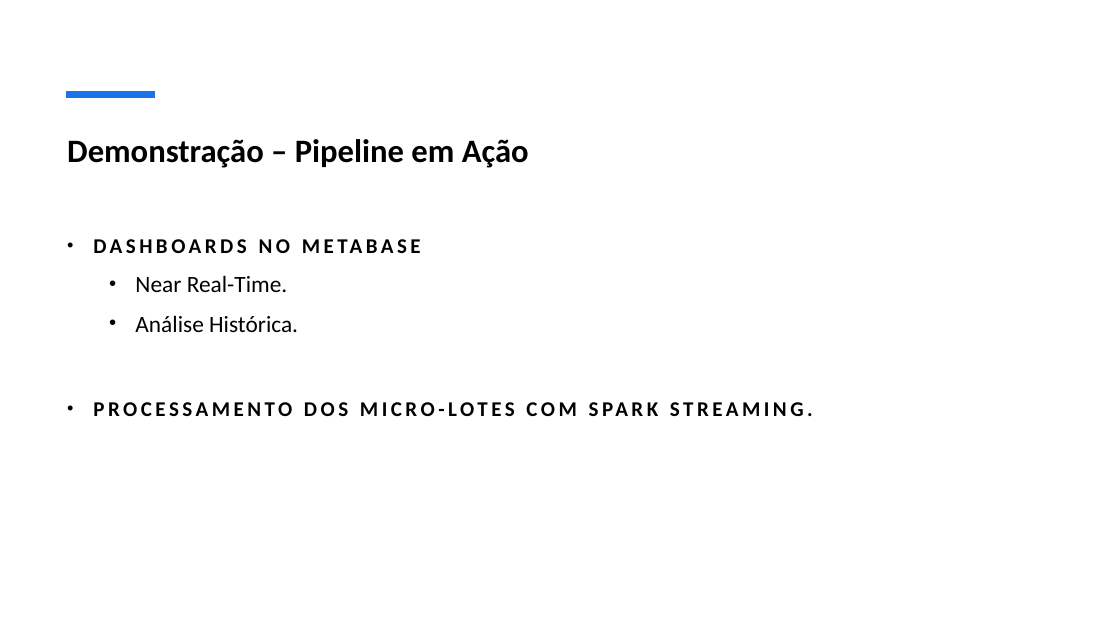
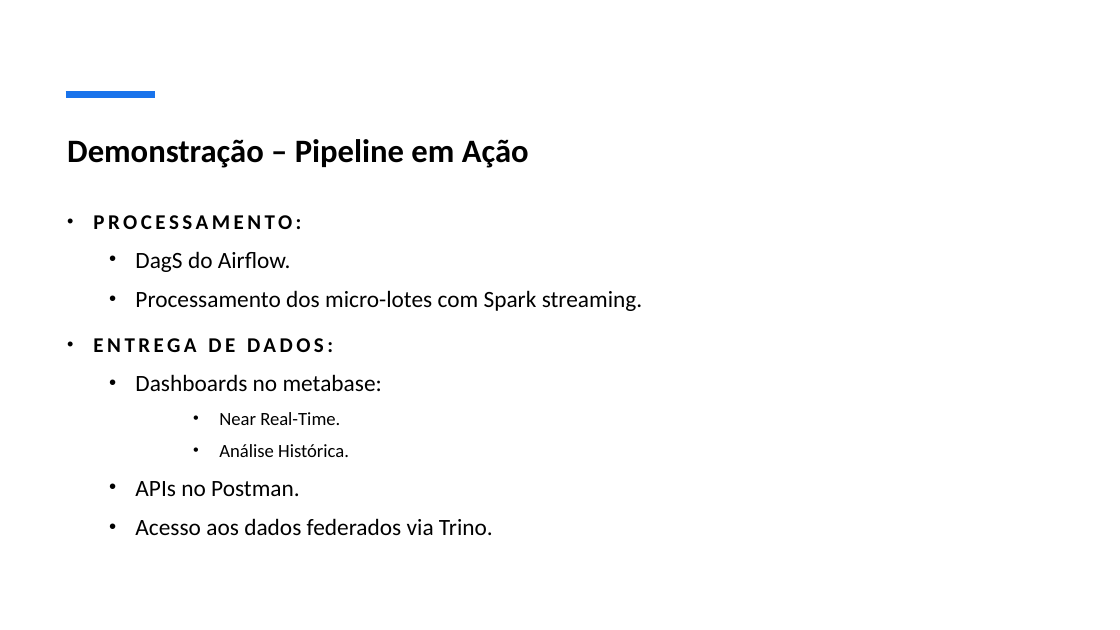
Before and after one commit to guilhermepepa/FIA-Projeto-Final, a slide deck: slide 10 of documentacoes/Apresentação_Projeto_Final.pptx. Drawn at 1120x630 pixels with LibreOffice and Linux fonts; fonts in the diff are those of the drawing. Boxes give left, top, right and bottom in pixels: in the first picture for what was removed or moved away, otherwise in the second. Text is boxed around its words. In the diff, an @@ line names an element or a change of style, - is before the commit and + after.

```diff
--- a/documentacoes/Apresentação_Projeto_Final.pptx
+++ b/documentacoes/Apresentação_Projeto_Final.pptx
@@ subtitle "PROCESSAMENTO:" moved from (x1=135, y1=275, x2=298, y2=332) to (x1=93, y1=215, x2=643, y2=535) @@
@@ subtitle at (x1=93, y1=215, x2=643, y2=391): text changed; size 18 to 20 pt; bold off @@
-• DASHBOARDS NO METABASE
+• PROCESSAMENTO:
+  • DagS do Airflow.
+  • Processamento dos micro-lotes com Spark streaming.
+• ENTREGA DE DADOS:
+  • Dashboards no metabase:
@@ subtitle at (x1=219, y1=412, x2=349, y2=457): size 20 to 16 pt in "Near Real-Time.", "Análise Histórica."; list level 2 to 4 in "Near Real-Time."; list level 2 to 4 in "Análise Histórica." @@
@@ subtitle at (x1=135, y1=481, x2=493, y2=535): text changed; size 18 to 20 pt; bold off @@
-• PROCESSAMENTO DOS MICRO-LOTES COM SPARK STREAMING.
+  • APIs no Postman.
+  • Acesso aos dados federados via Trino.
```
Also in this commit, not shown: 5 other slides changed, 2 other files.
